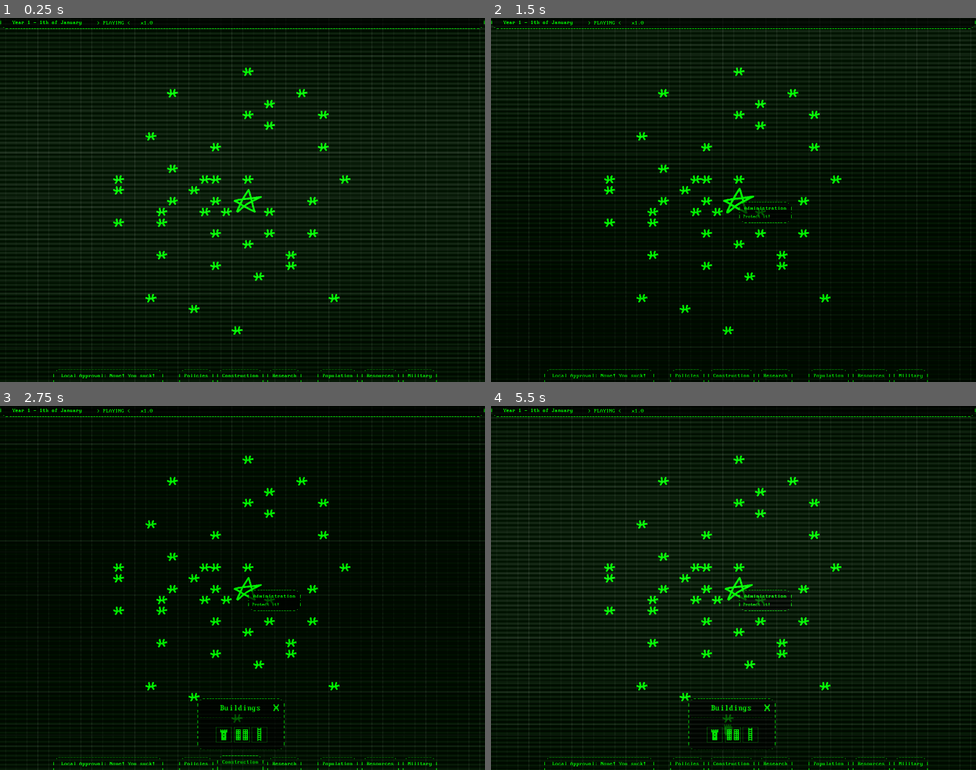
Above: before the commit, frames 1-4 (two rows, left to right).
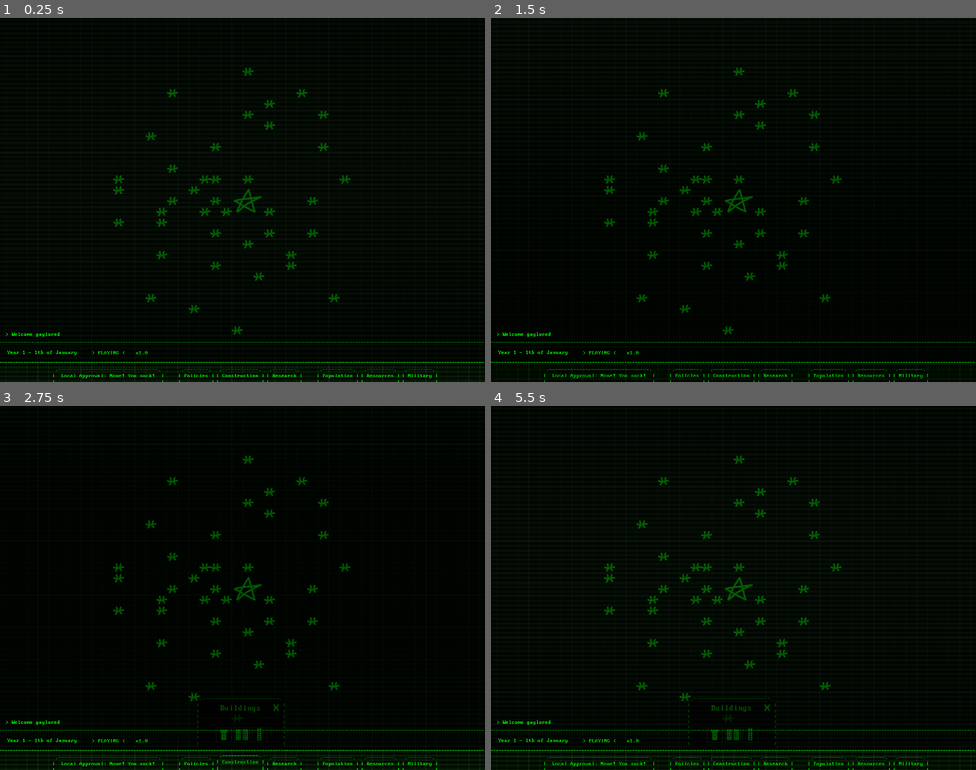
Above: after the commit, the same moments.

Repository: AlexHoratio/SATRAP
Game: Godot game, scene res://Scenes/satrap.tscn
Same seed, same stepped clock (60 frames per second), same inputs: the game is played once before the commit and once after it. This scene is started directly instead of the project's main scene.
Inputs (mouse positions are in pixels of both pictures, inside the frame that each line leads up to):
- Up to frame 1 (0.25 s): no input
- Up to frame 2 (1.5 s): click (733, 352) at 0.52 s; click (738, 200) at 1.27 s
- Up to frame 3 (2.75 s): click ".------------. | Construction…" at 2 s
- Up to frame 4 (5.5 s): click ".--------. | Policies | | |" at 2.75 s; click ".--------. | Research | | |" at 3.5 s; click (714, 733) at 4.25 s; click (733, 733) at 5 s

The runs differ from the first frame. In frame 1, 18% of the frame differs, in the area x 0-100%, y 0-95%; in frame 2, 8.5%; in frame 3, 3.7%; in frame 4, 19%.

Commit message:
console mock

Diff:
--- a/Scenes/satrap.tscn
+++ b/Scenes/satrap.tscn
@@ -11,6 +11,7 @@
 [ext_resource type="PackedScene" uid="uid://i8ul7v3atdxf" path="res://Prefabs/Entities/Windows/inspect_window.tscn" id="5_yg0qq"]
 [ext_resource type="Texture2D" uid="uid://d3yswvtxapsa7" path="res://Graphics/CanvasLayer/ascii_border_filled.png" id="6_0a1jj"]
 [ext_resource type="PackedScene" uid="uid://w56ex1jngn1o" path="res://Prefabs/Entities/Windows/action_window.tscn" id="6_malts"]
+[ext_resource type="Script" uid="uid://cuyko0sfxo8mf" path="res://Scenes/top_bar.gd" id="6_sncgy"]
 [ext_resource type="Script" uid="uid://bxhyagvikexol" path="res://Scenes/world_camera.gd" id="7_42a5o"]
 
 [sub_resource type="GDScript" id="GDScript_5ytj4"]
@@ -98,6 +99,23 @@
 shader_parameter/diffusion = 0.185
 shader_parameter/vinnette_alpla = 0.0
 shader_parameter/vinnette_inner_radius = 1000000.0
+
+[sub_resource type="StyleBoxEmpty" id="StyleBoxEmpty_7pqoj"]
+
+[sub_resource type="StyleBoxFlat" id="StyleBoxFlat_8tq2b"]
+bg_color = Color(0, 0.6, 0, 1)
+
+[sub_resource type="StyleBoxFlat" id="StyleBoxFlat_6v57e"]
+bg_color = Color(0, 1, 0, 1)
+
+[sub_resource type="StyleBoxFlat" id="StyleBoxFlat_7pqoj"]
+bg_color = Color(0, 0.29803923, 0, 1)
+
+[sub_resource type="Theme" id="Theme_sncgy"]
+HScrollBar/styles/grabber = SubResource("StyleBoxEmpty_7pqoj")
+VScrollBar/styles/grabber = SubResource("StyleBoxFlat_8tq2b")
+VScrollBar/styles/grabber_highlight = SubResource("StyleBoxFlat_6v57e")
+VScrollBar/styles/grabber_pressed = SubResource("StyleBoxFlat_7pqoj")
 
 [sub_resource type="GDScript" id="GDScript_83ioq"]
 script/source = "extends Label
@@ -512,52 +530,96 @@
 layout_mode = 3
 anchors_preset = 10
 anchor_right = 1.0
-offset_bottom = 45.0
-grow_horizontal = 2
-
-[node name="ascii_patch" parent="CanvasLayer/top_bar" unique_id=58068374 instance=ExtResource("5_83ioq")]
-layout_mode = 1
-anchors_preset = 15
-anchor_right = 1.0
-anchor_bottom = 1.0
-offset_top = -30.0
-offset_right = 0.0
-offset_bottom = -11.0
+offset_top = 967.0
+offset_bottom = 967.0
+grow_horizontal = 2
+script = ExtResource("6_sncgy")
+
+[node name="console" parent="CanvasLayer/top_bar" unique_id=58068374 instance=ExtResource("5_83ioq")]
+layout_mode = 1
+anchors_preset = 15
+anchor_right = 1.0
+anchor_bottom = 1.0
+offset_left = -30.0
+offset_top = -1062.0
+offset_right = 25.0
+offset_bottom = 57.0
 grow_horizontal = 2
 grow_vertical = 2
 texture = ExtResource("6_0a1jj")
 
-[node name="date" type="Label" parent="CanvasLayer/top_bar/ascii_patch" unique_id=624409951]
+[node name="RichTextLabel" type="RichTextLabel" parent="CanvasLayer/top_bar/console" unique_id=1838401333]
+layout_mode = 1
+anchors_preset = 15
+anchor_right = 1.0
+anchor_bottom = 1.0
+offset_left = 47.0
+offset_top = 117.0
+offset_right = -40.0
+offset_bottom = -77.0
+grow_horizontal = 2
+grow_vertical = 2
+theme = SubResource("Theme_sncgy")
+theme_override_fonts/normal_font = ExtResource("3_y32xm")
+bbcode_enabled = true
+text = "[color=#0f0]> Welcome gaylored"
+vertical_alignment = 2
+
+[node name="info_bar" parent="CanvasLayer/top_bar/console" unique_id=1409651019 instance=ExtResource("5_83ioq")]
+layout_mode = 1
+anchors_preset = 7
+anchor_left = 0.5
+anchor_top = 1.0
+anchor_right = 0.5
+anchor_bottom = 1.0
+offset_left = -747.5
+offset_top = -64.0
+offset_right = 747.5
+offset_bottom = 0.0
+grow_horizontal = 2
+grow_vertical = 0
+
+[node name="drag" type="Button" parent="CanvasLayer/top_bar/console/info_bar" unique_id=1638272656]
+self_modulate = Color(1, 1, 1, 0)
+layout_mode = 1
+anchors_preset = 15
+anchor_right = 1.0
+anchor_bottom = 1.0
+grow_horizontal = 2
+grow_vertical = 2
+mouse_default_cursor_shape = 2
+
+[node name="date" type="Label" parent="CanvasLayer/top_bar/console/info_bar" unique_id=624409951]
 self_modulate = Color(0, 1, 0, 1)
 layout_mode = 1
 anchors_preset = 9
 anchor_bottom = 1.0
-offset_left = 37.0
-offset_top = 36.0
-offset_right = 284.0
-offset_bottom = -12.0
+offset_left = 52.0
+offset_top = 25.0
+offset_right = 299.0
+offset_bottom = -23.0
 grow_vertical = 2
 theme_override_fonts/font = ExtResource("3_y32xm")
 text = "Year 1 - 1st of January"
 script = SubResource("GDScript_83ioq")
 
-[node name="playpause" type="LinkButton" parent="CanvasLayer/top_bar/ascii_patch" unique_id=1216559493]
+[node name="playpause" type="LinkButton" parent="CanvasLayer/top_bar/console/info_bar" unique_id=1216559493]
 layout_mode = 0
-offset_left = 288.0
-offset_top = 37.0
-offset_right = 378.0
-offset_bottom = 53.0
+offset_left = 303.0
+offset_top = 26.0
+offset_right = 393.0
+offset_bottom = 42.0
 theme_override_fonts/font = ExtResource("3_y32xm")
 text = "> PAUSED <"
 underline = 1
 script = SubResource("GDScript_0a1jj")
 
-[node name="speed" type="LinkButton" parent="CanvasLayer/top_bar/ascii_patch" unique_id=327771243]
+[node name="speed" type="LinkButton" parent="CanvasLayer/top_bar/console/info_bar" unique_id=327771243]
 layout_mode = 0
-offset_left = 418.0
-offset_top = 37.0
-offset_right = 454.0
-offset_bottom = 53.0
+offset_left = 433.0
+offset_top = 26.0
+offset_right = 469.0
+offset_bottom = 42.0
 theme_override_fonts/font = ExtResource("3_y32xm")
 text = "x1.0"
 underline = 1
@@ -643,6 +705,8 @@
 [connection signal="mouse_entered" from="CanvasLayer/local_approval" to="CanvasLayer/local_approval" method="_on_mouse_entered"]
 [connection signal="mouse_exited" from="CanvasLayer/local_approval" to="CanvasLayer/local_approval" method="_on_mouse_exited"]
 [connection signal="pressed" from="CanvasLayer/local_approval" to="CanvasLayer/local_approval" method="_on_pressed"]
-[connection signal="pressed" from="CanvasLayer/top_bar/ascii_patch/playpause" to="CanvasLayer/top_bar/ascii_patch/playpause" method="_on_pressed"]
-[connection signal="pressed" from="CanvasLayer/top_bar/ascii_patch/speed" to="CanvasLayer/top_bar/ascii_patch/speed" method="_on_pressed"]
+[connection signal="button_down" from="CanvasLayer/top_bar/console/info_bar/drag" to="CanvasLayer/top_bar" method="_on_drag_button_down"]
+[connection signal="button_up" from="CanvasLayer/top_bar/console/info_bar/drag" to="CanvasLayer/top_bar" method="_on_drag_button_up"]
+[connection signal="pressed" from="CanvasLayer/top_bar/console/info_bar/playpause" to="CanvasLayer/top_bar/console/info_bar/playpause" method="_on_pressed"]
+[connection signal="pressed" from="CanvasLayer/top_bar/console/info_bar/speed" to="CanvasLayer/top_bar/console/info_bar/speed" method="_on_pressed"]
 [connection signal="pressed" from="asdfasd" to="." method="_on_asdfasd_pressed"]
--- /dev/null
+++ b/Scenes/top_bar.gd
@@ -0,0 +1,22 @@
+extends Control
+
+var dragging = false
+var drag_origin = Vector2(0, 0)
+var mouse_origin = Vector2(0, 0)
+
+func _ready():
+	pass
+
+func _process(delta):
+	if dragging:
+		global_position.y = clamp(drag_origin.y + (get_global_mouse_position().y - mouse_origin.y), 0, 967)
+
+func _on_drag_button_down():
+	dragging = true
+	drag_origin = global_position
+	mouse_origin = get_global_mouse_position()
+	Input.set_mouse_mode(Input.MOUSE_MODE_HIDDEN)
+
+func _on_drag_button_up():
+	dragging = false
+	Input.set_mouse_mode(Input.MOUSE_MODE_VISIBLE)
Not shown, added: Scenes/top_bar.gd.uid
